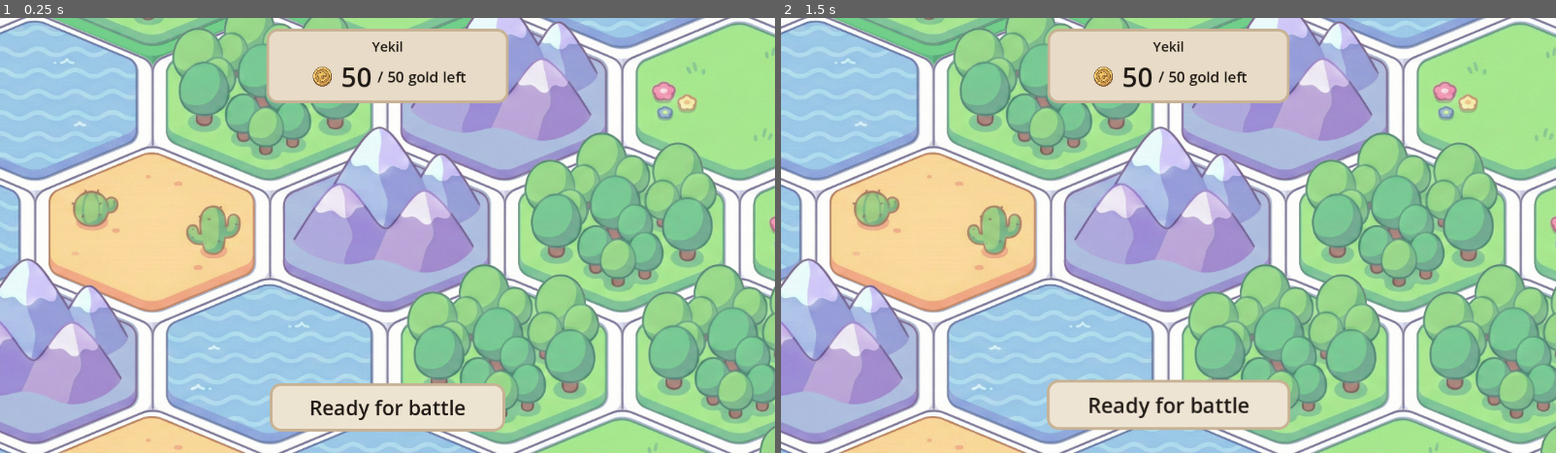
Above: before the commit, frames 1-2 (left to right).
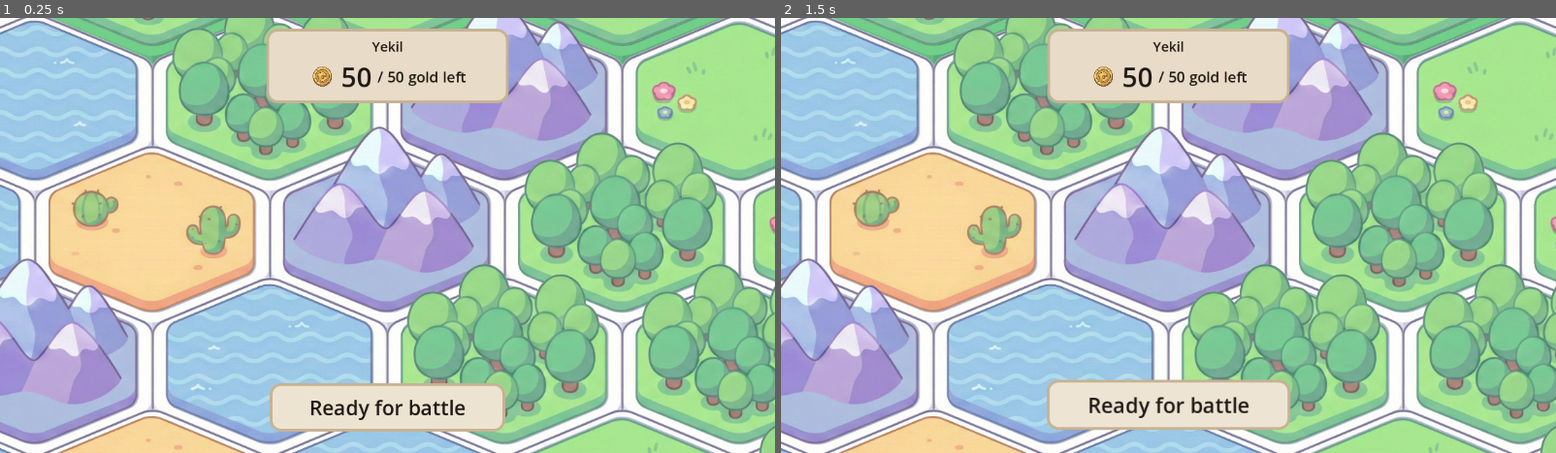
Above: after the commit, the same moments.

Repository: pebll/tbsge
Game: Godot game, scene res://scenes/runnables/minigame.tscn
Two runs of this game, one before a commit and one after it. Both use one fixed random seed, a clock stepped at 60 frames per second and the inputs below.
Inputs:
- Up to frame 1 (0.25 s): no input
- Up to frame 2 (1.5 s): click "Ready for battle" at 0.5 s; click "Ready for battle" at 1.25 s

The runs differ from the first frame. In frame 1, 1.2% of the frame differs, in the area x 67-94%, y 0-12%; in frame 2, 1.2%.

Commit message:
better map gen: always connected map

Diff:
--- a/data/units/assassin.tres
+++ b/data/units/assassin.tres
@@ -7,6 +7,7 @@
 script = ExtResource("1_def")
 id = "ASSASSIN"
 display_name = "Assassin"
-attack = 9
+max_health = 8
+attack = 8
 price = 8
 icon = ExtResource("2_icon")
--- a/scripts/match/sandbox_session.gd
+++ b/scripts/match/sandbox_session.gd
@@ -9,7 +9,7 @@
 func _init(p_config: SandboxConfigScript) -> void:
 	config = p_config
 	super._init(config.team_ids)
-	grid = MapBuilderScript.build_grid(config.map_radius)
+	grid = MapBuilderScript.build_grid(config.map_radius, -1, config.team_ids)
 	if not team_ids.is_empty():
 		turn_manager.start_match(team_ids[0])
 
--- a/scripts/minigame/map_builder.gd
+++ b/scripts/minigame/map_builder.gd
@@ -1,7 +1,13 @@
 class_name MapBuilder
 extends RefCounted
 
-static func build_grid(radius: int, rng_seed: int = -1) -> Dictionary:
+const MinigameRulesScript = preload("res://scripts/minigame/minigame_rules.gd")
+const Utils = preload("res://scripts/core/utils.gd")
+
+const MAX_CONNECTIVITY_ATTEMPTS := 4096
+const WALKABLE_TERRAINS := ["GRASS", "DESERT", "FOREST"]
+
+static func build_grid(radius: int, rng_seed: int = -1, team_ids: Array[String] = []) -> Dictionary:
 	var grid: Dictionary = {}
 	var rng := RandomNumberGenerator.new()
 	if rng_seed >= 0:
@@ -16,9 +22,119 @@
 				continue
 			var tile := Tile.new(q, r)
 			if rng_seed >= 0:
-				# Deterministic terrain pick for seeded maps.
 				var terrain_idx := rng.randi() % Tile.TERRAINS.size()
 				tile.terrain_type = Tile.TERRAINS[terrain_idx]
 				tile.walkable = not (tile.terrain_type == "MOUNTAIN" or tile.terrain_type == "WATER")
 			grid[Vector2i(q, r)] = tile
+
+	if team_ids.size() >= 2:
+		_ensure_deploy_back_rows_walkable(grid, radius, team_ids, rng)
+		_ensure_deploy_zones_connected(grid, radius, team_ids, rng)
 	return grid
+
+static func _ensure_deploy_back_rows_walkable(
+	grid: Dictionary,
+	radius: int,
+	team_ids: Array[String],
+	rng: RandomNumberGenerator
+) -> void:
+	for team_id in team_ids.slice(0, 2):
+		for coords in MinigameRulesScript.deploy_back_row_coords(radius, team_id, team_ids):
+			var tile: Tile = grid.get(coords)
+			if tile:
+				_set_random_walkable(tile, rng)
+
+static func _ensure_deploy_zones_connected(
+	grid: Dictionary,
+	radius: int,
+	team_ids: Array[String],
+	rng: RandomNumberGenerator
+) -> void:
+	var zone_a := MinigameRulesScript.deploy_zone_coords(radius, team_ids[0], 0, team_ids)
+	var zone_b := MinigameRulesScript.deploy_zone_coords(radius, team_ids[1], 0, team_ids)
+	if zone_a.is_empty() or zone_b.is_empty():
+		return
+
+	var protected := _back_row_coords_set(radius, team_ids)
+	var attempts := 0
+	while not _deploy_zones_have_path(grid, zone_a, zone_b):
+		attempts += 1
+		if attempts > MAX_CONNECTIVITY_ATTEMPTS:
+			push_warning(
+				"MapBuilder: could not connect deploy zones after %d attempts" % MAX_CONNECTIVITY_ATTEMPTS
+			)
+			break
+		var candidates := _impassable_tiles_outside_back_rows(grid, protected)
+		if candidates.is_empty():
+			break
+		var coords: Vector2i = candidates[rng.randi() % candidates.size()]
+		var tile: Tile = grid.get(coords)
+		if tile:
+			_set_random_walkable(tile, rng)
+
+static func _set_random_walkable(tile: Tile, rng: RandomNumberGenerator) -> void:
+	tile.terrain_type = WALKABLE_TERRAINS[rng.randi() % WALKABLE_TERRAINS.size()]
+	tile.walkable = true
+
+static func _back_row_coords_set(radius: int, team_ids: Array[String]) -> Dictionary:
+	var out: Dictionary = {}
+	for team_id in team_ids.slice(0, 2):
+		for coords in MinigameRulesScript.deploy_back_row_coords(radius, team_id, team_ids):
+			out[coords] = true
+	return out
+
+static func _impassable_tiles_outside_back_rows(
+	grid: Dictionary,
+	protected: Dictionary
+) -> Array[Vector2i]:
+	var candidates: Array[Vector2i] = []
+	for coords in grid.keys():
+		if protected.has(coords):
+			continue
+		var tile: Tile = grid[coords]
+		if not tile.walkable:
+			candidates.append(coords)
+	return candidates
+
+static func _deploy_zones_have_path(
+	grid: Dictionary,
+	zone_a: Array[Vector2i],
+	zone_b: Array[Vector2i]
+) -> bool:
+	var goals: Dictionary = {}
+	for coords in zone_b:
+		var goal_tile: Tile = grid.get(coords)
+		if goal_tile != null and goal_tile.walkable:
+			goals[coords] = true
+	if goals.is_empty():
+		return false
+
+	var queue: Array[Vector2i] = []
+	var visited: Dictionary = {}
+	for coords in zone_a:
+		var start_tile: Tile = grid.get(coords)
+		if start_tile == null or not start_tile.walkable:
+			continue
+		if visited.has(coords):
+			continue
+		visited[coords] = true
+		queue.append(coords)
+
+	if queue.is_empty():
+		return false
+
+	var head := 0
+	while head < queue.size():
+		var current: Vector2i = queue[head]
+		head += 1
+		if goals.has(current):
+			return true
+		for neighbor in Utils.get_surrounding_coords(current):
+			if visited.has(neighbor):
+				continue
+			var tile: Tile = grid.get(neighbor)
+			if tile == null or not tile.walkable:
+				continue
+			visited[neighbor] = true
+			queue.append(neighbor)
+	return false
--- a/scripts/minigame/minigame_rules.gd
+++ b/scripts/minigame/minigame_rules.gd
@@ -77,6 +77,43 @@
 	)
 	return _filter_walkable(out)
 
+static func deploy_back_row_coords(
+	radius: int,
+	team_id: String,
+	team_ids: Array[String]
+) -> Array[Vector2i]:
+	var by_r: Dictionary = {}
+	for q in range(-radius, radius + 1):
+		for r in range(-radius, radius + 1):
+			var s := -r - q
+			if abs(s) > radius:
+				continue
+			var coords := Vector2i(q, r)
+			if not by_r.has(r):
+				by_r[r] = []
+			(by_r[r] as Array).append(coords)
+
+	var r_values: Array = by_r.keys()
+	r_values.sort()
+	if r_values.is_empty() or team_ids.is_empty():
+		return []
+
+	var back_r: int
+	if team_id == team_ids[0]:
+		back_r = r_values[0]
+	elif team_ids.size() > 1 and team_id == team_ids[1]:
+		back_r = r_values[r_values.size() - 1]
+	else:
+		return []
+
+	var out: Array[Vector2i] = []
+	for coords in by_r[back_r]:
+		out.append(coords)
+	out.sort_custom(func(a: Vector2i, b: Vector2i) -> bool:
+		return a.x < b.x
+	)
+	return out
+
 static func _filter_walkable(coords_list: Array[Vector2i]) -> Array[Vector2i]:
 	var out: Array[Vector2i] = []
 	for coords in coords_list:
--- a/scripts/minigame/minigame_session.gd
+++ b/scripts/minigame/minigame_session.gd
@@ -20,7 +20,7 @@
 func _init(p_config) -> void:
 	config = p_config
 	super._init(config.team_ids)
-	grid = MapBuilderScript.build_grid(config.map_radius)
+	grid = MapBuilderScript.build_grid(config.map_radius, -1, config.team_ids)
 	_rng.seed = 1337
 	for team_id in config.team_ids:
 		drafts[team_id] = DraftStateScript.new(team_id, config.budget)
--- a/tests/run_tests.gd
+++ b/tests/run_tests.gd
@@ -16,6 +16,7 @@
 		"res://tests/test_legion_ap.gd",
 		"res://tests/test_turn_manager.gd",
 		"res://tests/test_minigame_rules.gd",
+		"res://tests/test_map_builder.gd",
 		"res://tests/test_minigame_draft.gd",
 		"res://tests/test_hex_pathfinder.gd",
 		"res://tests/test_ai_attack_nearest.gd",
--- /dev/null
+++ b/tests/test_map_builder.gd
@@ -0,0 +1,41 @@
+extends RefCounted
+
+const MapBuilder = preload("res://scripts/minigame/map_builder.gd")
+const MinigameRules = preload("res://scripts/minigame/minigame_rules.gd")
+
+const TEAMS: Array[String] = ["GREEN", "BLUE"]
+
+func run(_tree: SceneTree) -> bool:
+	if not _test_back_rows_always_walkable():
+		return false
+	if not _test_deploy_zones_connected_across_seeds():
+		return false
+	print("Success: Map builder tests")
+	return true
+
+func _test_back_rows_always_walkable() -> bool:
+	for seed_val in range(50):
+		var grid := MapBuilder.build_grid(3, seed_val, TEAMS)
+		for team_id in TEAMS:
+			for coords in MinigameRules.deploy_back_row_coords(3, team_id, TEAMS):
+				var tile: Tile = grid.get(coords)
+				if tile == null:
+					push_error("Missing back-row tile at %s" % coords)
+					return false
+				if not tile.walkable:
+					push_error("Back-row tile not walkable at %s (seed %d)" % [coords, seed_val])
+					return false
+				if tile.terrain_type == "MOUNTAIN" or tile.terrain_type == "WATER":
+					push_error("Back-row tile impassable terrain at %s (seed %d)" % [coords, seed_val])
+					return false
+	return true
+
+func _test_deploy_zones_connected_across_seeds() -> bool:
+	for seed_val in range(50):
+		var grid := MapBuilder.build_grid(3, seed_val, TEAMS)
+		var zone_a := MinigameRules.deploy_zone_coords(3, TEAMS[0], 0, TEAMS)
+		var zone_b := MinigameRules.deploy_zone_coords(3, TEAMS[1], 0, TEAMS)
+		if not MapBuilder._deploy_zones_have_path(grid, zone_a, zone_b):
+			push_error("Deploy zones not connected for seed %d" % seed_val)
+			return false
+	return true
--- a/tests/test_minigame_rules.gd
+++ b/tests/test_minigame_rules.gd
@@ -66,4 +66,19 @@
 	if green.size() != expected_green:
 		push_error("GREEN zone should include full width (%d), got %d" % [expected_green, green.size()])
 		return false
+
+	var green_back := MinigameRules.deploy_back_row_coords(3, "GREEN", teams)
+	for c in green_back:
+		if c.y != -3:
+			push_error("GREEN back row should be southernmost r=-3, got %s" % c)
+			return false
+	if green_back.size() != expected_green / 2:
+		push_error("GREEN back row width mismatch: got %d" % green_back.size())
+		return false
+
+	var blue_back := MinigameRules.deploy_back_row_coords(3, "BLUE", teams)
+	for c in blue_back:
+		if c.y != 3:
+			push_error("BLUE back row should be northernmost r=3, got %s" % c)
+			return false
 	return true
Not shown, added: tests/test_map_builder.gd.uid
